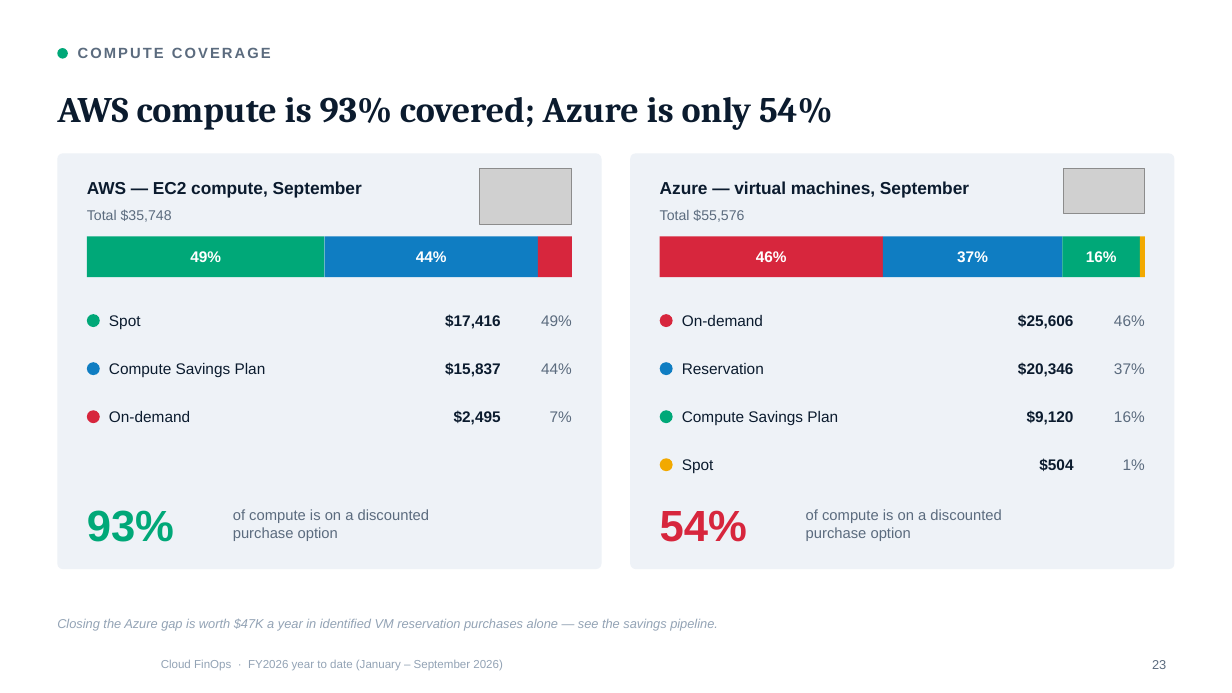
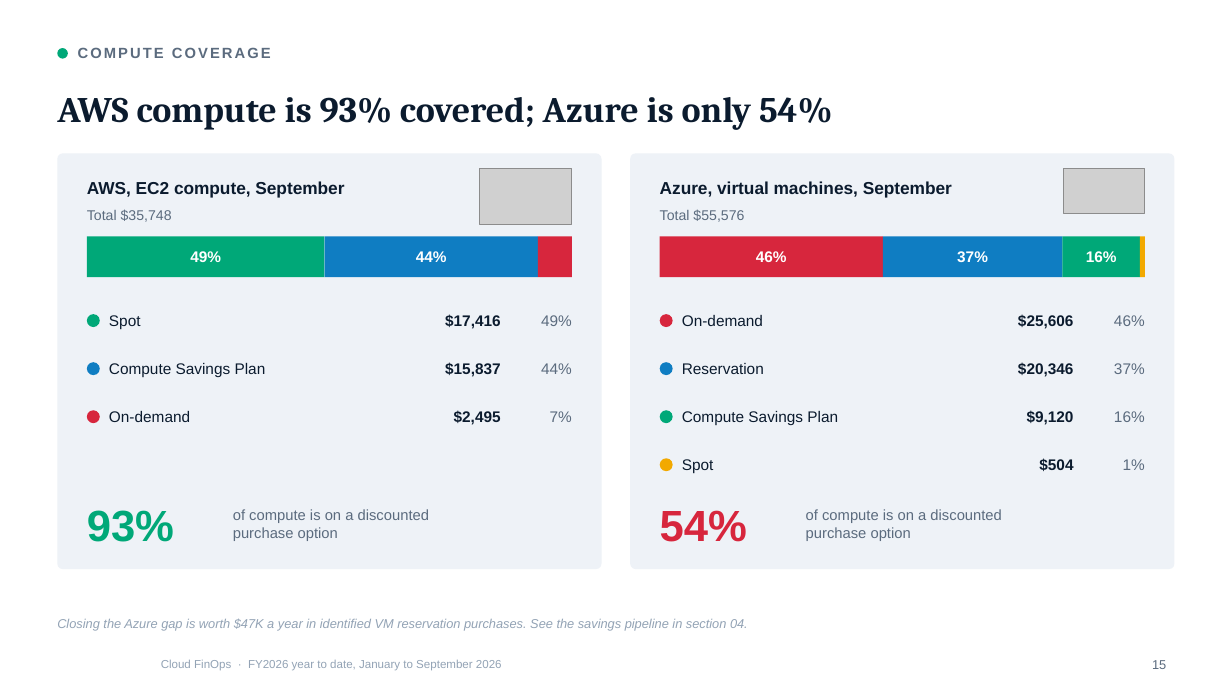
Before and after one commit to arielga5-code/Finops, a slide deck: slide 15 of presentations/Cloud_FinOps_Harel_FY2026_September.pptx (slide 23 before the commit). Drawn at 1232x693 pixels with LibreOffice and Linux fonts; fonts in the diff are those of the drawing; grey boxes stand for pictures; background and template pictures are left out. Boxes give left, top, right and bottom in pixels: in the first picture for what was removed or moved away, otherwise in the second. Text is boxed around its words. In the diff, an @@ line names an element or a change of style, - is before the commit and + after.

```diff
--- a/presentations/Cloud_FinOps_Harel_FY2026_September.pptx
+++ b/presentations/Cloud_FinOps_Harel_FY2026_September.pptx
@@ text at <box>87,181,344,198</box>: text changed @@
-AWS — EC2 compute, September
+AWS, EC2 compute, September
@@ text at <box>660,181,952,198</box>: text changed @@
-Azure — virtual machines, September
+Azure, virtual machines, September
@@ text at <box>57,619,748,631</box>: text changed @@
-Closing the Azure gap is worth $47K a year in identified VM reservation purchases alone — see the savings pipeline.
+Closing the Azure gap is worth $47K a year in identified VM reservation purchases. See the savings pipeline in section 04.
@@ text at <box>161,660,502,671</box>: text changed @@
-Cloud FinOps · FY2026 year to date (January – September 2026)
+Cloud FinOps · FY2026 year to date, January to September 2026
@@ page number at <box>1152,660,1166,669</box>: text changed @@
-23
+15
```
Also in this commit, not shown: 38 other slides changed, 2 slides removed, 15 other files.
